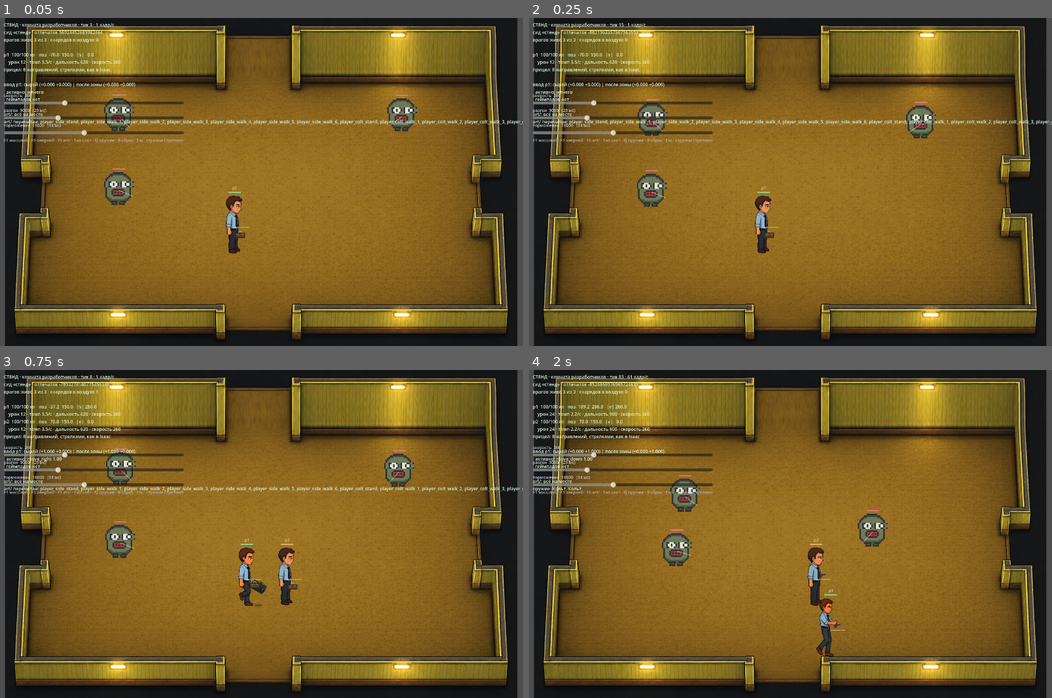
Above: before the commit, frames 1-4 (two rows, left to right).
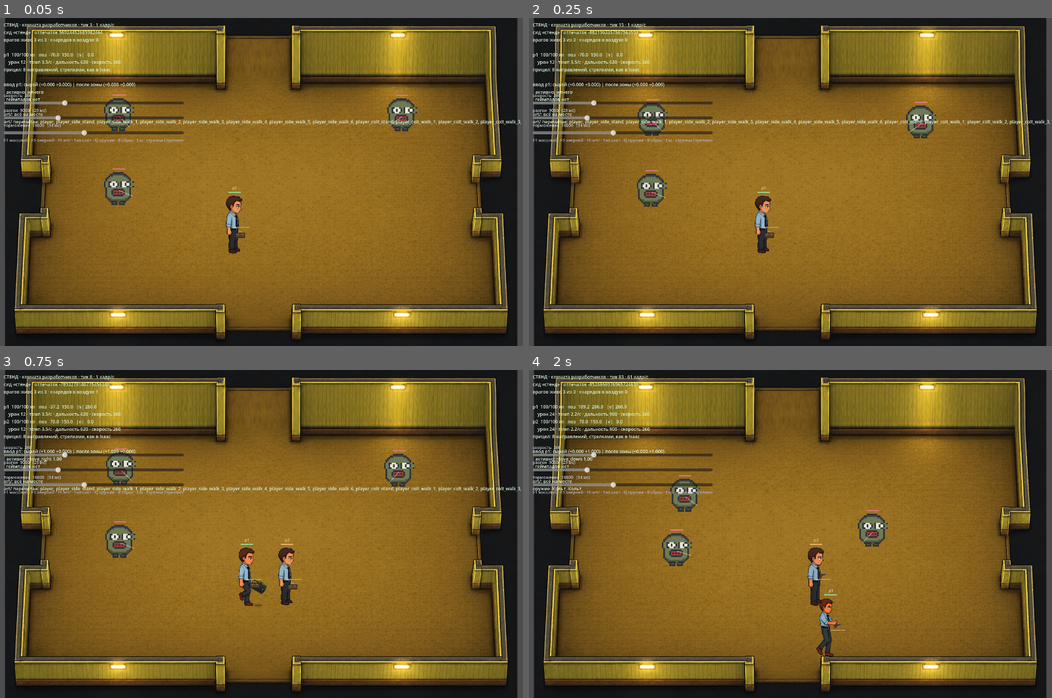
Above: after the commit, the same moments.

Repository: e2or28/lomka
Game: Godot game, scene res://game/dev_sandbox.tscn
Two runs of this game, one before a commit and one after it. Both use one fixed random seed, a clock stepped at 60 frames per second and the inputs below.
Inputs (mouse positions are in pixels of both pictures, inside the frame that each line leads up to):
- Up to frame 1 (0.05 s): no input
- Up to frame 2 (0.25 s): no input
- Up to frame 3 (0.75 s): tap Enter at 0.5 s; move the mouse to (376, 517) at 0.52 s; hold D from 0.53 s (still down); tap Tab at 0.6 s; click (376, 517) at 0.67 s
- Up to frame 4 (2 s): tap Space at 0.77, 1.52 s; move the mouse to (685, 550) at 1.27 s; release D at 1.28 s; hold S from 1.28 s (still down); tap Q at 1.35 s

The runs differ from the first frame. In frame 1, 0.7% of the frame differs, in the area x 10-100%, y 31-33%; in frame 2, 0.7%; in frame 3, 0.6%; in frame 4, nothing differs.

Commit message:
Разворот к зрителю на остановке после ходьбы вверх и вниз
Кадров ходьбы вверх и вниз в наборе нет, поэтому на самом ходу персонаж
остаётся в профиль. Но стоять боком после того, как шёл на камеру, он
больше не должен: на остановке поза выбирается по последней оси движения.
Шёл по вертикали — встаёт лицом к зрителю, шёл вбок — тем боком, которым
шёл.

Анфасная стойка не собирается из слоёв, как убранная раньше: это один
нарисованный кадр, art/player.png. Файл уже лежал в каталоге — из него же
делается иконка, — сидит на том же якоре под ногами и той же высоты, так
что разворот не двигает персонажа с места. Точка хвата у анфаса своя и,
в отличие от профильных, не зеркальная: отражать в этой проекции нечего.
Руку вперёд бросок здесь тоже не выносит — движение к зрителю не
нарисовать, остаётся только подъём.

Поза слушает прицел раньше движения, как и взгляд: стрельба вбок
разворачивает в профиль и стоящего анфас, стрельба вверх и вниз — нет.

Хранится это отдельно от стороны взгляда намеренно. Одним значением не
обойтись: развернув персонажа к зрителю, пришлось бы забыть, каким боком
он шёл, а кадрам ходьбы эта сторона нужна.

Co-Authored-By: Claude Opus 5 <noreply@anthropic.com>

Diff:
--- a/game/character_pose.gd
+++ b/game/character_pose.gd
@@ -5,9 +5,9 @@
 ## Живёт в game/, а не в sim/: попадание считается по положению тела, а не
 ## по нарисованной руке, и гонять фазу шага по сети незачем.
 ##
-## Персонаж всегда в профиль — и на ходу, и в покое. Анфас из слоёв отсюда
-## убран: при остановке тело разворачивалось к зрителю, а оружие
-## перескакивало на другую точку хвата.
+## На ходу персонаж всегда в профиль: кадров ходьбы вверх и вниз в наборе
+## нет. Разворачивается он на остановке — лицом к зрителю, если последним
+## шёл по вертикали, и тем боком, которым шёл, если по горизонтали.
 
 const STRIDE := 96.0
 
@@ -73,10 +73,19 @@
 	return PackedStringArray(["player_%s_walk_%d" % [weapon_id, frame + 1], base])
 
 
-static func stand_names(weapon_id: String) -> PackedStringArray:
-	if weapon_id == "":
-		return PackedStringArray(["player_side_stand"])
-	return PackedStringArray(["player_%s_stand" % weapon_id, "player_side_stand"])
+## Анфасная стойка лежит в art/player.png: тот же файл идёт на иконку,
+## поэтому имя у него общее, а не player_front_stand.
+const FRONT_STAND := "player"
+
+
+static func stand_names(weapon_id: String, front: bool = false) -> PackedStringArray:
+	var names := PackedStringArray()
+	if front:
+		names.append(FRONT_STAND)
+	if weapon_id != "":
+		names.append("player_%s_stand" % weapon_id)
+	names.append("player_side_stand")
+	return names
 
 
 ## Профильные кадры нарисованы лицом вправо — проверено по спрайту: кожа
@@ -96,6 +105,17 @@
 	return facing(velocity, previous)
 
 
+## Лицом к зрителю персонаж встаёт после ходьбы по вертикали. Стрельба
+## вбок разворачивает его в профиль, стрельба вверх и вниз — нет: как и
+## взгляд, поза слушает прицел раньше движения.
+static func stand_front(aim: Vector2, velocity: Vector2, firing: bool, previous: bool) -> bool:
+	if firing and absf(aim.x) > 0.2:
+		return false
+	if velocity.length() < WALK_THRESHOLD:
+		return previous
+	return absf(velocity.y) > absf(velocity.x)
+
+
 static func snap_aim(aim: Vector2, directions: int) -> Vector2:
 	if aim == Vector2.ZERO or directions <= 0:
 		return aim
@@ -108,9 +128,11 @@
 	return speed >= WALK_THRESHOLD
 
 
-## Найдены по самим спрайтам, холст 128x192. Записаны в зеркальном виде:
-## представление отражает их для взгляда вправо, см. WorldView._draw_weapon.
+## Найдены по самим спрайтам, холст 128x192. Профильные записаны в
+## зеркальном виде: представление отражает их для взгляда вправо, см.
+## WorldView._draw_weapon. Анфасная зеркалить нечего, она прямая.
 const HAND_SIDE := Vector2(49.0, 123.0)
+const HAND_FRONT := Vector2(84.0, 121.0)
 
 ## Для кадров, где оружие держат наизготовку двумя руками — другой рисунок,
 ## не поправка к прежней точке.
@@ -130,17 +152,21 @@
 	return Vector2(size.x - grip.x, grip.y) if mirrored else grip
 
 
-## Минус по x — вперёд по взгляду: точки записаны зеркально, и после
-## отражения бросок уходит вперёд в обе стороны.
+## Минус по x — вперёд по взгляду: профильные точки записаны зеркально, и
+## после отражения бросок уходит вперёд в обе стороны. Анфас руку вперёд
+## не выносит вовсе: в этой проекции движение к зрителю не нарисовать.
 static func hand_position(phase: float, speed: float, throw: float,
-		aimed: bool = false) -> Vector2:
-	var hand := HAND_SIDE_AIMED if aimed else HAND_SIDE
+		side: int, aimed: bool = false) -> Vector2:
+	var hand := HAND_FRONT
+	if side != 0:
+		hand = HAND_SIDE_AIMED if aimed else HAND_SIDE
 	if speed >= WALK_THRESHOLD:
 		hand.y += sin(phase) * HAND_BOB
 		hand.x += cos(phase) * 1.2
 
 	if throw >= 0.0:
 		var swing := _throw_swing(throw)
-		hand.x -= THROW_REACH * swing
 		hand.y -= THROW_LIFT * swing
+		if side != 0:
+			hand.x -= THROW_REACH * swing
 	return hand
--- a/game/dev_sandbox.gd
+++ b/game/dev_sandbox.gd
@@ -23,7 +23,7 @@
 
 ## Нет файла в art/ — рисуется заглушка. Положи PNG с таким именем, нажми F5.
 const SPRITES: Array[String] = [
-	"player_side_stand",
+	"player", "player_side_stand",
 	"player_side_walk_1", "player_side_walk_2", "player_side_walk_3",
 	"player_side_walk_4", "player_side_walk_5", "player_side_walk_6",
 	"player_colt_stand",
--- a/game/world_view.gd
+++ b/game/world_view.gd
@@ -57,6 +57,11 @@
 var stride_phase: Dictionary = {}
 var facing: Dictionary = {}
 
+## Отдельно от facing: на ходу персонаж в профиль в любом случае, а анфас
+## решается только для стойки. Одним значением это не выразить — при
+## развороте к зрителю пришлось бы забыть, каким боком он шёл.
+var standing_front: Dictionary = {}
+
 ## Ставится стендом: симуляция про представление не знает.
 var firing: Dictionary = {}
 var projectile_age: Dictionary = {}
@@ -72,6 +77,7 @@
 		_animation_state = state
 		stride_phase.clear()
 		facing.clear()
+		standing_front.clear()
 		projectile_age.clear()
 	if state == null:
 		return
@@ -81,9 +87,12 @@
 			continue
 		stride_phase[actor.id] = CharacterPose.advance_stride(
 			stride_phase.get(actor.id, 0.0), actor.velocity.length(), delta)
+		var shooting := bool(firing.get(actor.id, false))
 		facing[actor.id] = CharacterPose.aiming_facing(
-			actor.aim, actor.velocity, bool(firing.get(actor.id, false)),
-			facing.get(actor.id, 1))
+			actor.aim, actor.velocity, shooting, facing.get(actor.id, 1))
+		standing_front[actor.id] = CharacterPose.stand_front(
+			actor.aim, actor.velocity, shooting,
+			bool(standing_front.get(actor.id, false)))
 
 	var live_projectiles := {}
 	for projectile in state.projectiles:
@@ -222,18 +231,20 @@
 	var speed := actor.velocity.length()
 	var phase: float = stride_phase.get(actor.id, 0.0)
 
-	var names := CharacterPose.stand_names(actor.weapon_id)
+	var names := CharacterPose.stand_names(
+		actor.weapon_id, bool(standing_front.get(actor.id, false)))
 	if CharacterPose.use_walk_frames(speed):
 		names = CharacterPose.walk_frame_names(actor.weapon_id, CharacterPose.walk_frame(phase))
 	var chosen := _first_name(names)
 	if chosen == "":
 		return false
 
+	# Ноль — анфас: не отражается и берёт свою точку хвата.
+	var side := 0 if chosen == CharacterPose.FRONT_STAND else int(facing.get(actor.id, 1))
 	var canvas := at - PLAYER_ROOT + CharacterPose.idle_bob(speed, breath)
-	var side: int = facing.get(actor.id, 1)
 	_draw_facing(textures[chosen], canvas, side, tint)
 	_draw_weapon(actor, canvas, phase, speed, side, tint,
-		chosen == names[0] and names.size() > 1)
+		actor.weapon_id != "" and chosen.contains("_%s_" % actor.weapon_id))
 	return true
 
 
@@ -257,7 +268,7 @@
 
 	var stats := actor.stack.compute()
 	var hand := CharacterPose.hand_position(phase, speed,
-		CharacterPose.throw_progress(actor.cooldown, stats.get("fire_rate", 0.0)), aimed)
+		CharacterPose.throw_progress(actor.cooldown, stats.get("fire_rate", 0.0)), side, aimed)
 	if side > 0:
 		hand.x = PLAYER_CANVAS.x - hand.x
 
--- a/tests/test_character_pose.gd
+++ b/tests/test_character_pose.gd
@@ -153,6 +153,43 @@
 	eq(colt[0], "player_colt_stand", "стойка с кольтом названа не так")
 	eq(colt[1], "player_side_stand", "запасной стойкой оказалась не базовая")
 	eq(Pose.stand_names("")[0], "player_side_stand", "безоружный стоит не базовой стойкой")
+
+	var front := Pose.stand_names("colt", true)
+	eq(front[0], Pose.FRONT_STAND, "анфасная стойка не встала первой")
+	eq(front[front.size() - 1], "player_side_stand",
+		"у анфаса не осталось запасной профильной стойки")
+	return true
+
+
+## После ходьбы вверх и вниз персонаж остаётся лицом к зрителю, после
+## ходьбы вбок — тем боком, которым шёл.
+func _test_vertical_walk_ends_facing_the_camera() -> bool:
+	check(Pose.stand_front(Vector2.ZERO, Vector2(0, WALK), false, false),
+		"ходьба вниз не развернула к зрителю")
+	check(Pose.stand_front(Vector2.ZERO, Vector2(0, -WALK), false, false),
+		"ходьба вверх не развернула к зрителю")
+	check(not Pose.stand_front(Vector2.ZERO, Vector2(WALK, 0), false, true),
+		"ходьба вбок оставила персонажа лицом к зрителю")
+
+	check(Pose.stand_front(Vector2.ZERO, Vector2.ZERO, false, true),
+		"остановка сбросила разворот к зрителю")
+	check(not Pose.stand_front(Vector2.ZERO, Vector2.ZERO, false, false),
+		"остановка развернула к зрителю сама по себе")
+
+	var diagonal := Vector2(WALK, WALK * 0.5)
+	check(not Pose.stand_front(Vector2.ZERO, diagonal, false, true),
+		"по диагонали победила не большая составляющая")
+	return true
+
+
+## Поза слушает прицел раньше движения — так же, как взгляд.
+func _test_side_shot_turns_the_body_from_the_camera() -> bool:
+	check(not Pose.stand_front(Vector2.LEFT, Vector2.ZERO, true, true),
+		"стрельба вбок не развернула в профиль")
+	check(Pose.stand_front(Vector2.UP, Vector2.ZERO, true, true),
+		"стрельба вверх развернула в профиль")
+	check(Pose.stand_front(Vector2.LEFT, Vector2.ZERO, false, true),
+		"прицел без выстрела развернул в профиль")
 	return true
 
 
@@ -178,15 +215,15 @@
 ## рисовалась анфасом, а ходьба в профиль, оружие при остановке
 ## перепрыгивало на треть холста.
 func _test_hand_does_not_jump_when_walking_starts() -> bool:
-	var standing := Pose.hand_position(0.0, 0.0, -1.0)
-	var starting := Pose.hand_position(0.0, Pose.WALK_THRESHOLD, -1.0)
+	var standing := Pose.hand_position(0.0, 0.0, -1.0, -1)
+	var starting := Pose.hand_position(0.0, Pose.WALK_THRESHOLD, -1.0, -1)
 	check(standing.distance_to(starting) <= Pose.HAND_BOB + 1.5,
 		"кисть скакнула на %.1f при переходе в шаг" % standing.distance_to(starting))
 
 	var swept := 0.0
 	for step in 32:
 		swept = maxf(swept, standing.distance_to(
-			Pose.hand_position(TAU * step / 32.0, WALK, -1.0)))
+			Pose.hand_position(TAU * step / 32.0, WALK, -1.0, -1)))
 	check(swept <= Pose.HAND_BOB + 1.5, "кисть уезжает на %.1f за цикл шага" % swept)
 	return true
 
@@ -194,10 +231,15 @@
 ## Бросок уводит кисть вперёд по взгляду, а точки записаны зеркально —
 ## значит вперёд это минус по x. Перепутанный знак кладёт папку за спину.
 func _test_throw_reaches_forward() -> bool:
-	var resting := Pose.hand_position(0.0, 0.0, -1.0)
-	var thrown := Pose.hand_position(0.0, 0.0, 0.5)
+	var resting := Pose.hand_position(0.0, 0.0, -1.0, -1)
+	var thrown := Pose.hand_position(0.0, 0.0, 0.5, -1)
 	check(thrown.x < resting.x, "бросок увёл кисть назад")
 	check(thrown.y < resting.y, "бросок не приподнял кисть")
+
+	var front_rest := Pose.hand_position(0.0, 0.0, -1.0, 0)
+	var front_throw := Pose.hand_position(0.0, 0.0, 0.5, 0)
+	almost_eq(front_throw.x, front_rest.x, "анфас вынес руку вбок вместо подъёма")
+	check(front_throw.y < front_rest.y, "анфас не приподнял кисть на броске")
 	return true
 
 
